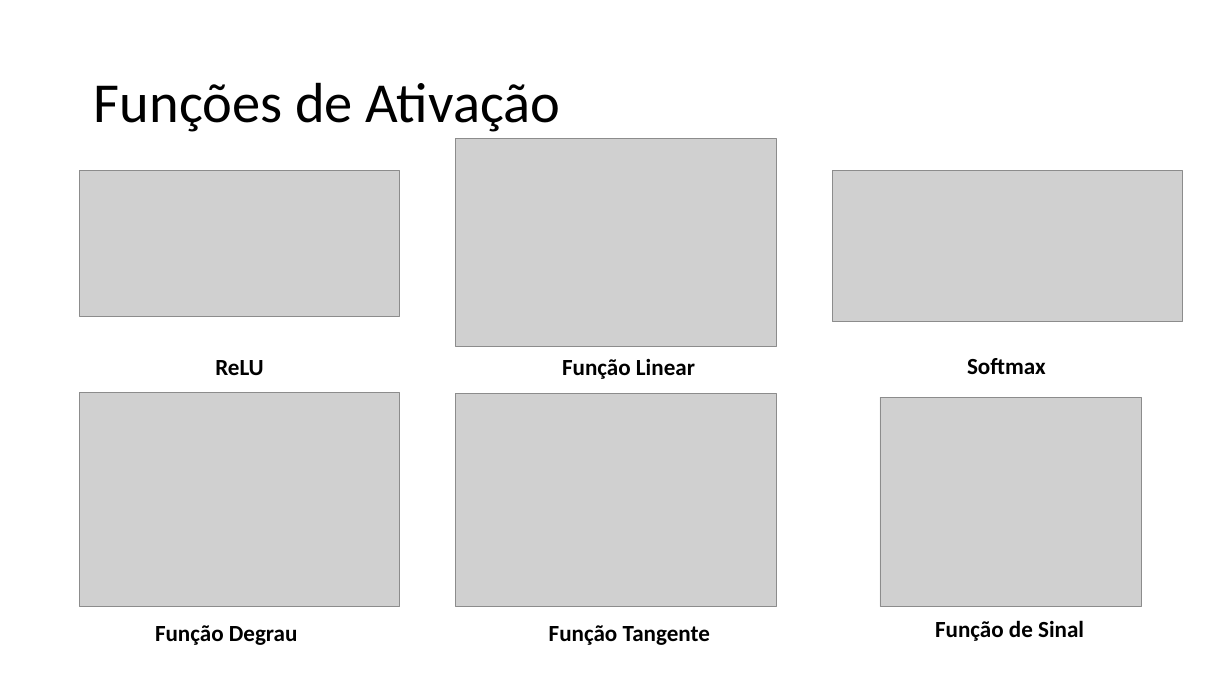
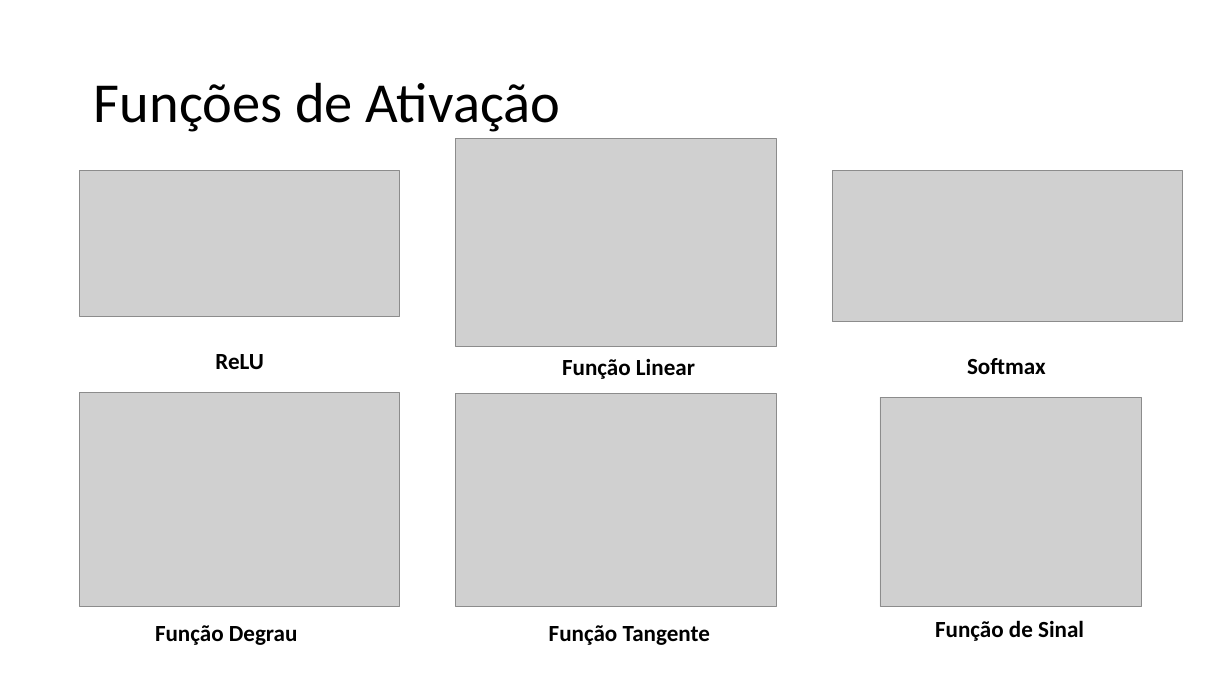
Before and after one commit to Alyssonmach/CnnResearchMeetings, a slide deck: slide 14 of 02-10-2020/Projeto-Pesquisa-02-10-2020.pptx (slide 15 before the commit). Drawn at 1232x693 pixels with LibreOffice and Linux fonts; fonts in the diff are those of the drawing; grey boxes stand for pictures. Boxes give left, top, right and bottom in pixels: in the first picture for what was removed or moved away, otherwise in the second. Text is boxed around its words. In the diff, an @@ line names an element or a change of style, - is before the commit and + after.

```diff
--- a/02-10-2020/Projeto-Pesquisa-02-10-2020.pptx
+++ b/02-10-2020/Projeto-Pesquisa-02-10-2020.pptx
@@ text "ReLU": place and size @@
-text "ReLU" at box(215, 360, 264, 375)
+text "ReLU" at box(215, 354, 264, 369)
```
Also in this commit, not shown: 3 other slides changed, 1 slide added, 1 slide removed.
